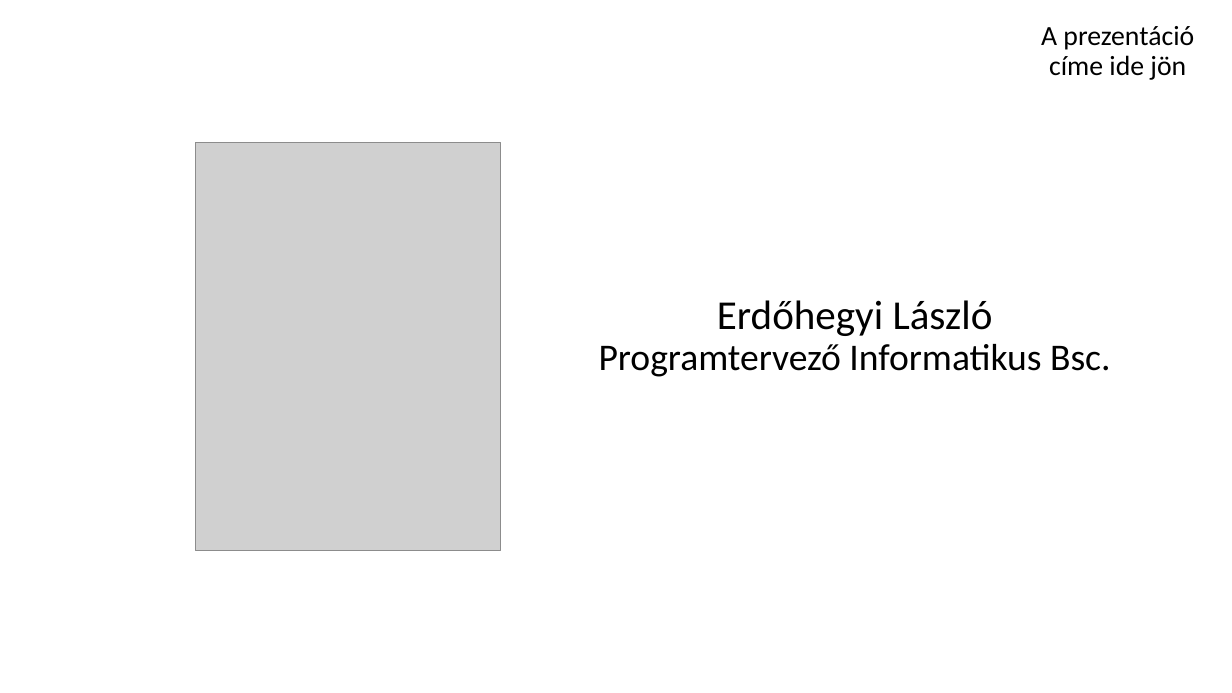
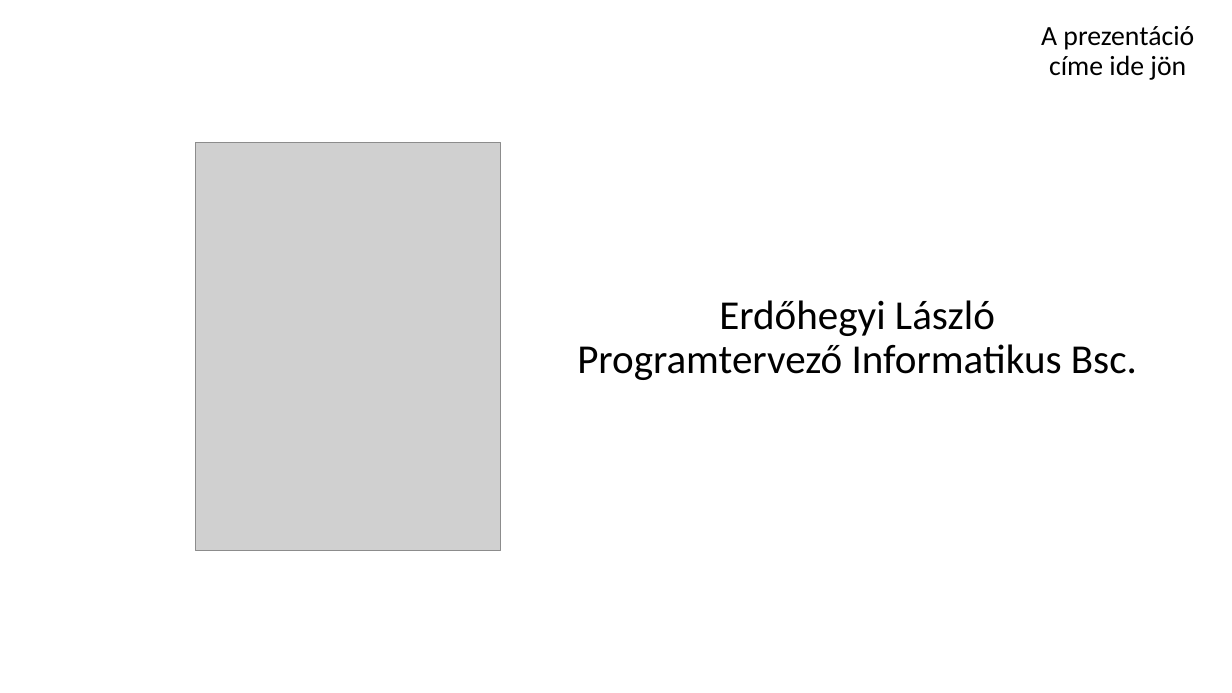
Before and after one commit to schonherz-java-ee-2016-summer/project, a slide deck: slide 2 of presentations/landing/Erdohegyi_Laszlo/java_ee_presentation_el.pptx. Drawn at 1232x693 pixels with LibreOffice and Linux fonts; fonts in the diff are those of the drawing; grey boxes stand for pictures; background and template pictures are left out. Boxes give left, top, right and bottom in pixels: in the first picture for what was removed or moved away, otherwise in the second. Text is boxed around its words. In the diff, an @@ line names an element or a change of style, - is before the commit and + after.

```diff
--- a/presentations/landing/Erdohegyi_Laszlo/java_ee_presentation_el.pptx
+++ b/presentations/landing/Erdohegyi_Laszlo/java_ee_presentation_el.pptx
@@ subtitle "Erdőhegyi László": place and size @@
-subtitle "Erdőhegyi László" at <box>599,300,1110,377</box>
+subtitle "Erdőhegyi László" at <box>577,300,1137,380</box>
@@ subtitle at <box>577,344,1137,380</box>: size 22 to 24 pt in "Programtervező Informatikus Bsc." @@
```
Also in this commit, not shown: 3 other slides changed.
